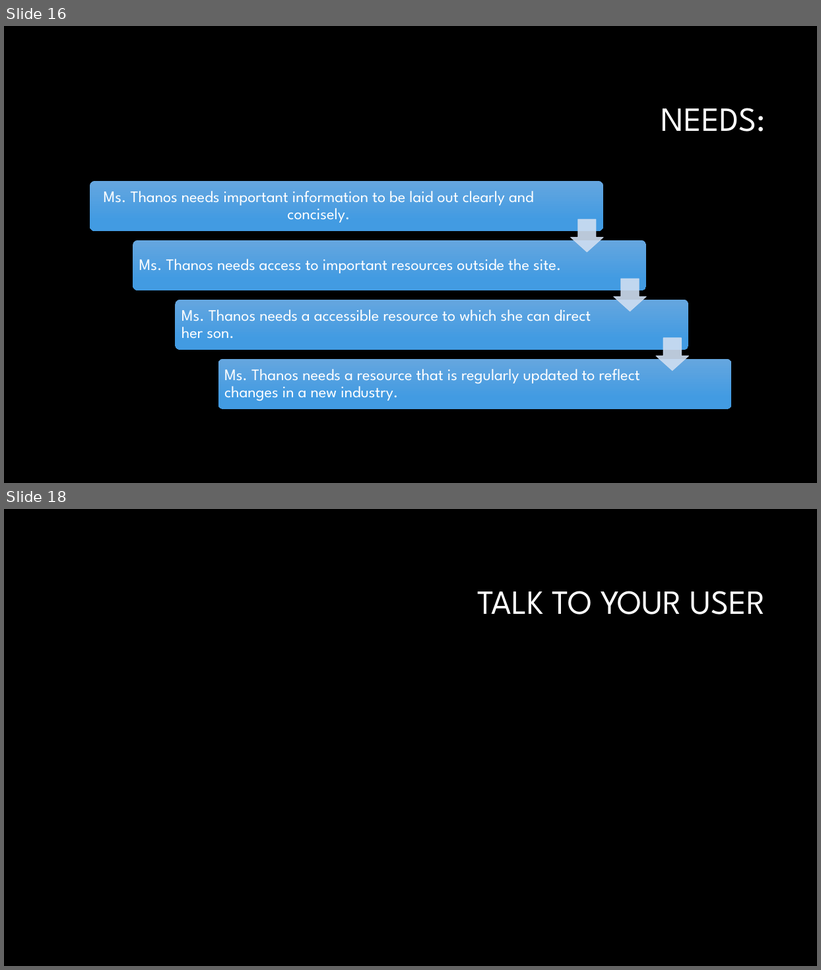
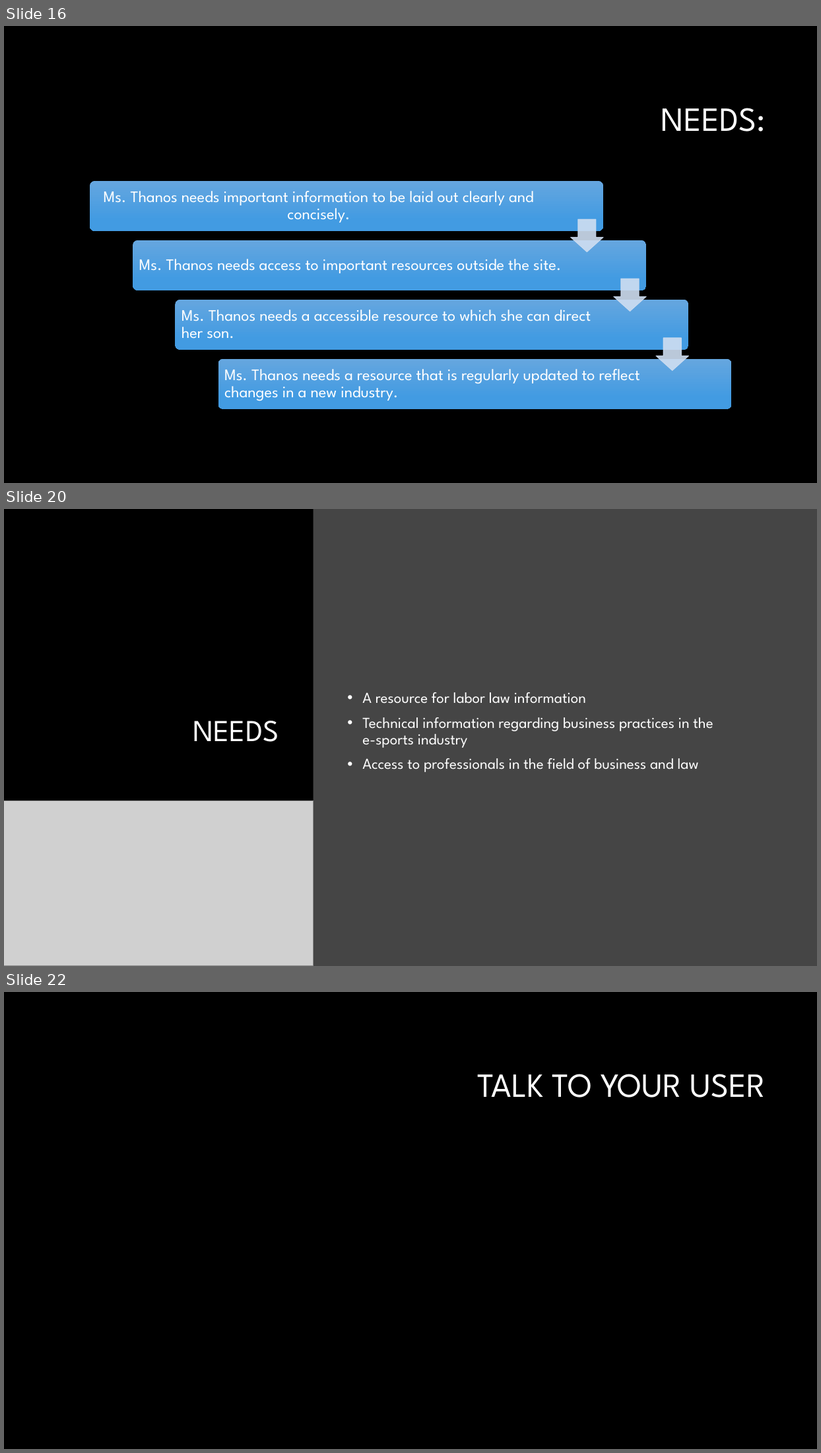
Before and after one commit to vinceleg/lab04_repo, a slide deck: dtc_team16_pitch_presentation.pptx. Shown one above the other, each under a label of ours: slides 16 and 18 before the commit, slides 16, 20 and 22 after it; the slides between them are not shown. The pictures are 821x970 and 821x1453 pixels, drawn with LibreOffice and Linux fonts; fonts in the diff are those of the drawing; grey boxes stand for pictures; background and template pictures are left out. Boxes give left, top, right and bottom in pixels: in the first picture for what was removed or moved away, otherwise in the second. Text is boxed around its words. In the diff, an @@ line names an element or a change of style, - is before the commit and + after.

```diff
--- a/dtc_team16_pitch_presentation.pptx
+++ b/dtc_team16_pitch_presentation.pptx
@@ slide 20 added at [4, 509, 817, 966], background #000000 @@
@@ rectangle added at [4, 509, 314, 966], fill #000000 @@
@@ rectangle added at [314, 509, 817, 966], fill #454545 @@
@@ text added at [362, 692, 713, 772], 18 pt, text #FFFFFF @@
+• A resource for labor law information
+• Technical information regarding business practices in the e-sports industry
+• Access to professionals in the field of business and law
@@ title added at [193, 721, 279, 742], 36 pt, text #FFFFFF @@
+NEEDS
@@ picture added at [4, 801, 314, 966] @@
@@ what was slide 18 is now slide 22 @@
```
Also in this commit, not shown: 1 slide changed, 3 other slides added.
